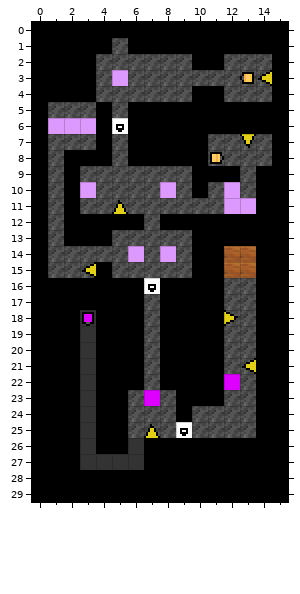
Two versions of a level (Tiled map, data/map/cave_sub1.tmx). Above: the version before the commit.
Cells are 8x8 px. Shown: x 0..15, y 0..29.
And afterwards:
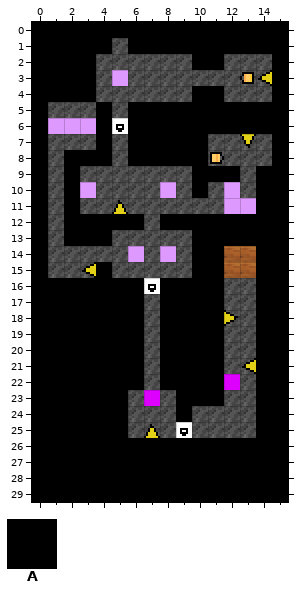
Key: from "cave-temp": A 1.
_ is an empty cell.
Tiles of an added or newly shown layer are drawn over the layers below it.
Difference:
Layer "Shadow" (added):
Tile A now appears in rows 18 to 25 at x 3; in row 26 at x 3 and 6; in row 27 at x 3 to 6.
Boxes around the changes in both pictures, in picture pixels (x1, y1, x2, y2):
added: (80, 310, 144, 470)
